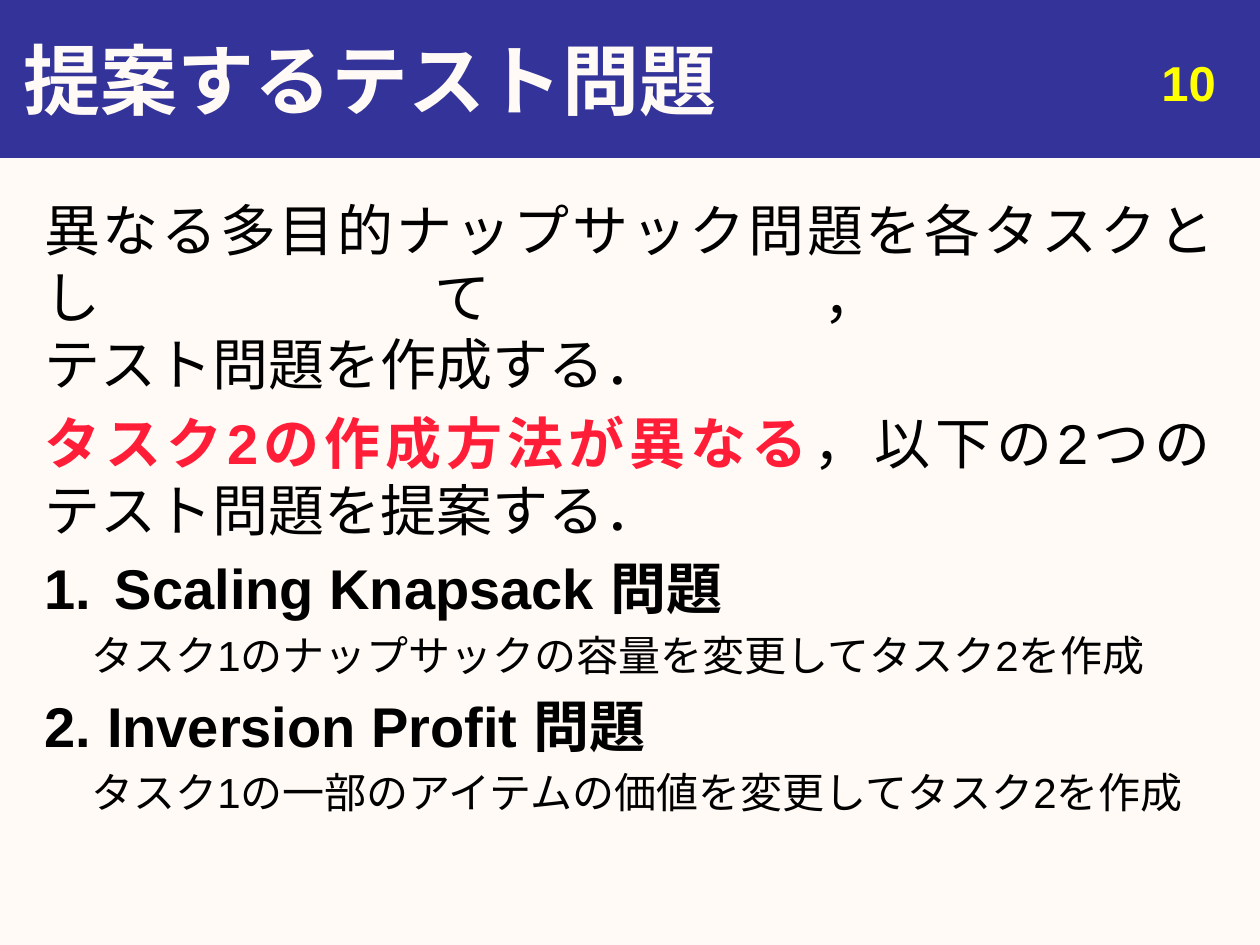
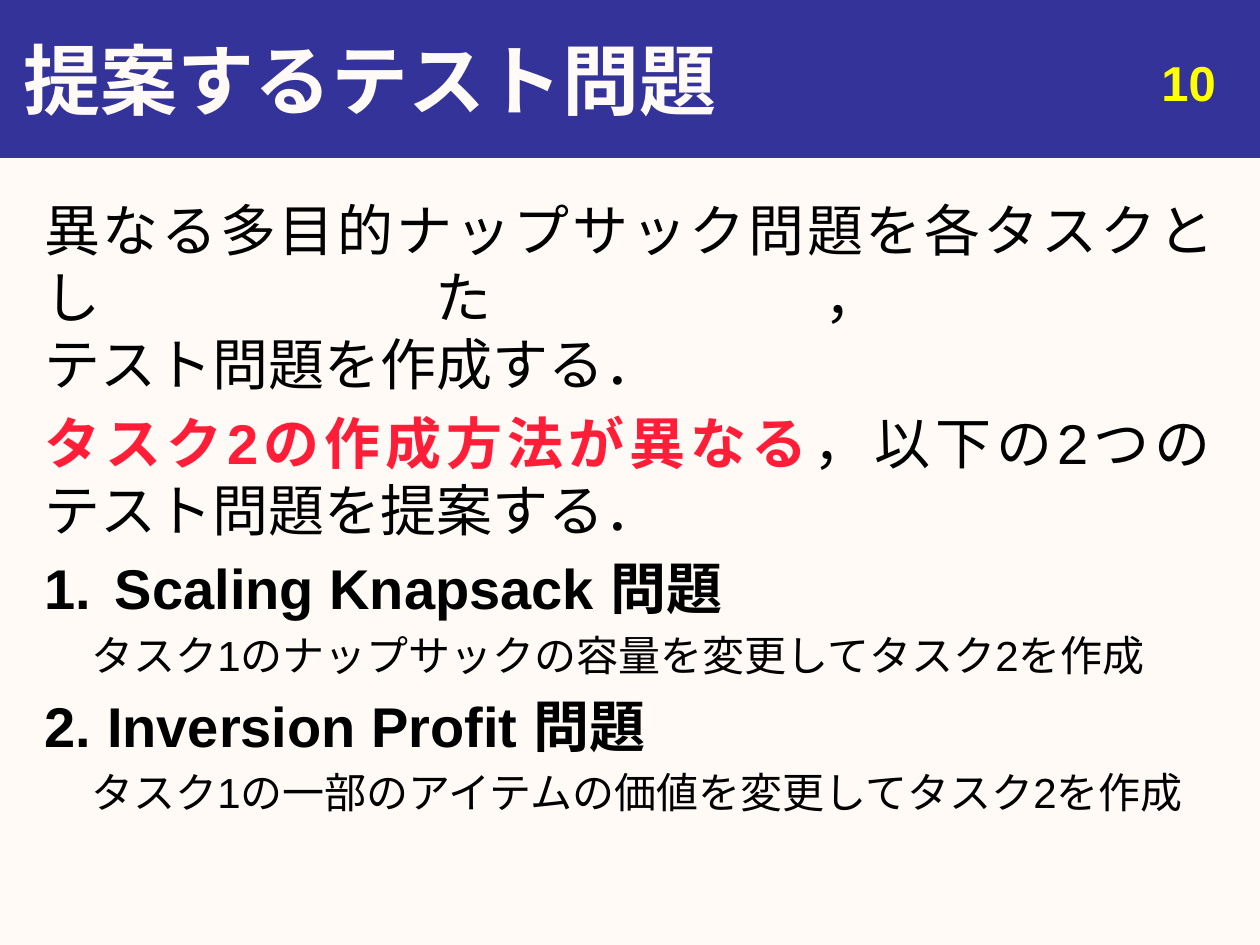
Before and after one commit to youle921/Slide-maintain, a slide deck: slide 11 of abstract/Slides/20200217_urita_graduation_v3.pptx. Drawn at 1260x945 pixels with LibreOffice and Linux fonts; fonts in the diff are those of the drawing. Boxes give left, top, right and bottom in pixels: in the first picture for what was removed or moved away, otherwise in the second. Text is boxed around its words. In the diff, an @@ line names an element or a change of style, - is before the commit and + after.

```diff
--- a/abstract/Slides/20200217_urita_graduation_v3.pptx
+++ b/abstract/Slides/20200217_urita_graduation_v3.pptx
@@ text at (x1=44, y1=203, x2=1215, y2=390): text changed @@
-異なる多目的ナップサック問題を各タスクとして，
-テスト問題を作成する．
+異なる多目的ナップサック問題を各タスクとした，
+テスト問題を作成する．
```
Also in this commit, not shown: 5 other slides changed, 2 other files.
